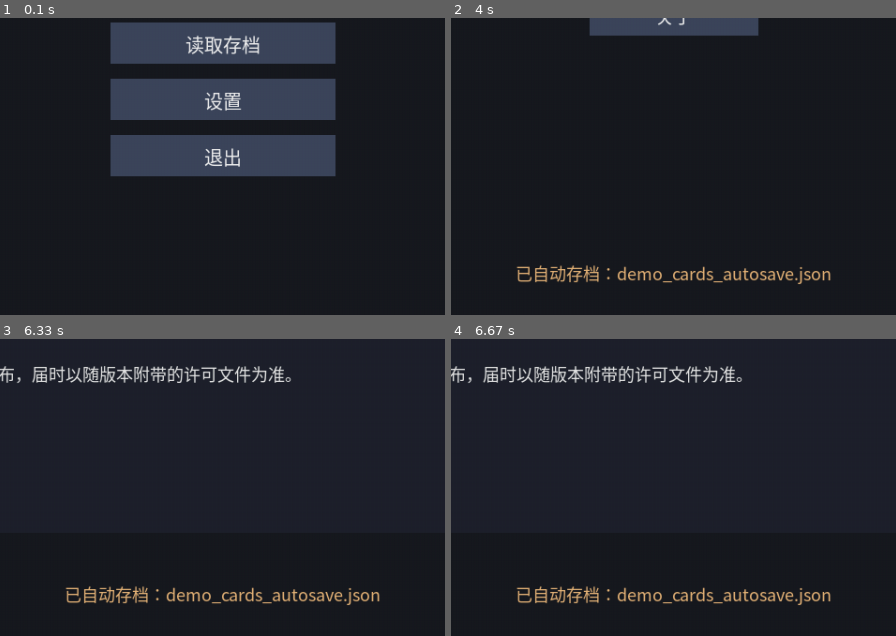
Above: before the commit, frames 1-4 (two rows, left to right).
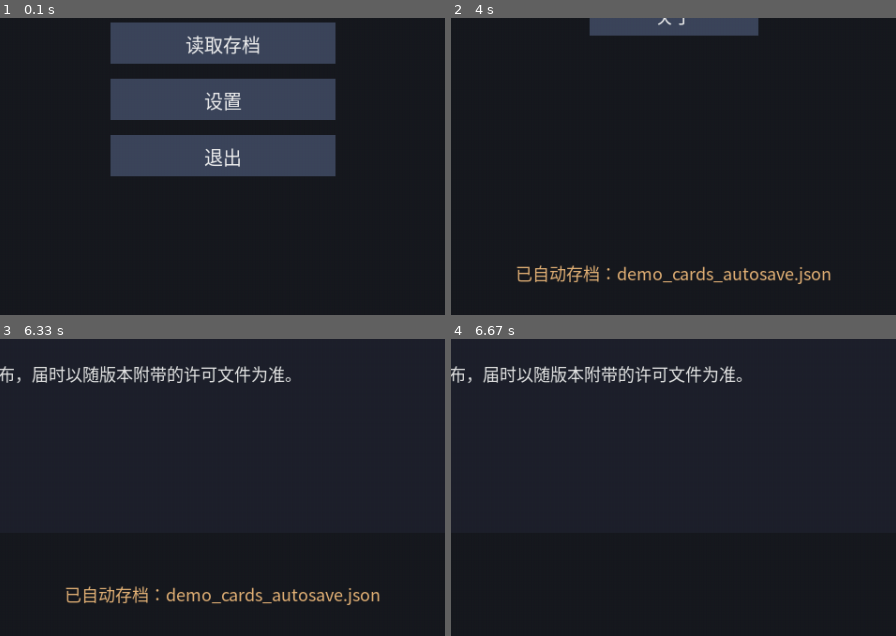
Above: after the commit, the same moments.

Repository: HiiroAme/UWE
Game: pygame game, started from main.py
The game is run twice, just before and just after one commit, with the same random seed, the same clock (stepped at 60 frames per second) and the same inputs.
Inputs (mouse positions are % of the whole screen's width and height, from its top left):
- Up to frame 1 (0.1 s): no input
- Up to frame 2 (4 s): click "开始新游戏" at 0.38 s; click (58, 23) at 0.72 s; click "打击" at 1.05 s; click (27, 81) at 1.38 s; press the mouse at (27, 81) at 1.7 s; move the mouse to (41, 63) at 1.8 s; release the mouse at (54, 45) at 1.93 s; click (25, 87) at 2.05 s; click "得分 3" at 2.38 s; click "菜单" at 3.22 s; click "战报：" at 3.55 s; click "设置" at 3.88 s
- Up to frame 3 (6.33 s): click "关于" at 4.22 s; press the mouse at (25, 87) at 6.27 s
- Up to frame 4 (6.67 s): move the mouse to (24, 51) at 6.37 s; release the mouse at (22, 15) at 6.5 s
The pictures show only the part of the screen within x 24-74%, y 50-100%; the shares and areas given below are measured in that part.

Frames 1-3 are identical in both runs. In frame 4, 1.6% of the frame differs, in the area x 14-86%, y 83-90%.

Commit message:
修：外壳状态提示 3 秒后自动消失（批次 59）

Diff:
--- a/engine/src/shell/shell_app.py
+++ b/engine/src/shell/shell_app.py
@@ -45,6 +45,10 @@
 _KEY_INDEX = "shell.index"
 _KEY_MENU_OPEN = "shell.menu_open"
 
+# 外壳状态提示的存活时间（秒）：到点自动消失；失败类提示给得长一点，免得没看清就没了。
+_MESSAGE_SECONDS = 3.0
+_MESSAGE_SECONDS_LONG = 6.0
+
 # 外壳自己的层用这个前缀，点击时不会被当成 Mod 的输入（§17.1 两个来源）。
 SHELL_PREFIX = "shell:"
 
@@ -61,6 +65,8 @@
         _session: 当前这一局（None 表示还没开始）；
         _screen_host / _game_host / _overlay_host: 画面来源与点击分发的三个宿主；
         _seed_supplier: 取新游戏种子的调用（缺省用当前时间，便于复现时可以换成固定值）；
+        _clock: 读时间的调用（缺省 time.monotonic，用于状态提示的过期）；
+        _message_until: 当前状态提示该在什么时刻消失（0 = 没有提示）；
         _title: 窗口标题。
         _mods_root / _saves_root: 目录（设置页要显示，重载时还要用）。
     """
@@ -76,6 +82,7 @@
         modules_root: str = "",
         logger: Logger | None = None,
         seed_supplier: Callable[[], int] | None = None,
+        clock: Callable[[], float] | None = None,
         title: str = ENGINE_NAME,
     ) -> None:
         """创建外壳应用。
@@ -89,6 +96,7 @@
             modules_root: 逻辑模块根目录（每个子文件夹一个模块）；空字符串表示不带模块。
             logger: 日志对象；
             seed_supplier: 取新游戏随机种子的调用；缺省用秒级时间戳；
+            clock: 读时间的调用（秒，单调递增）；缺省 time.monotonic，测试可注入假时钟；
             title: 窗口标题。
         输出：
             无（构造对象）。
@@ -117,6 +125,8 @@
         self._game_host: UiHost = UiHost(window, context=self._context, logger=logger)
         self._overlay_host: UiHost = UiHost(window, context=self._context, logger=logger)
         self._seed_supplier: Callable[[], int] = seed_supplier or (lambda: int(time.time()))
+        self._clock: Callable[[], float] = clock or time.monotonic
+        self._message_until: float = 0.0
         self._title: str = title
         # 主循环开关：退出类操作把它置 False，由 run() 统一收尾（关窗口只做一次）。
         self._running: bool = True
@@ -201,6 +211,44 @@
     def _text(self, key: str, default: str, **fields: Any) -> str:
         """取一条外壳文字：JSON 优先，缺失时用代码里的默认值。"""
         return self._texts.get(key, default, **fields)
+
+    def _put_message(self, text: str, ttl: float = _MESSAGE_SECONDS) -> None:
+        """写一行外壳状态提示，并记下它什么时候该消失。
+
+        输入：
+            text: 提示文字；空串表示"清掉提示"；
+            ttl: 存活秒数（默认 3 秒，失败类提示用 _MESSAGE_SECONDS_LONG）。
+        输出：
+            无。
+        异常：
+            无。
+        变量：
+            无。
+
+        说明：
+            提示是**外壳自己的界面状态**（§6.1，不进存档）：存档、重载、读档失败
+            这类系统事件的反馈都由外壳产生，所以生命周期也在外壳这一层管。
+        """
+        self._context.put(_KEY_MESSAGE, text)
+        self._message_until = self._clock() + ttl if text else 0.0
+
+    def _visible_message(self) -> str:
+        """当前还没过期的状态提示；到点就顺手清掉（视图每帧都会问一次）。
+
+        输入：无。
+        输出：
+            提示文字；没有提示或已经过期时是空串。
+        异常：
+            无。
+        变量：
+            无。
+        """
+        if self._clock() >= self._message_until:
+            if self._context.get(_KEY_MESSAGE, ""):
+                self._context.put(_KEY_MESSAGE, "")
+            self._message_until = 0.0
+            return ""
+        return self._context.get(_KEY_MESSAGE, "")
 
     def handle_click(self, event: WindowEvent) -> None:
         """处理一次点击：先给最上层（外壳按钮），再给 Mod 的界面。
@@ -351,13 +399,16 @@
         try:
             result = self._loader.try_scan()
         except Exception as exc:
-            self._context.put(_KEY_MESSAGE, f"扫描 Mod 失败：{exc}")
+            self._put_message(f"扫描 Mod 失败：{exc}", _MESSAGE_SECONDS_LONG)
             return ()
         if result.problems:
             details = "；".join(
                 f"{_file_name(problem.folder)}：{problem.detail}" for problem in result.problems
             )
-            self._context.put(_KEY_MESSAGE, f"有 {len(result.problems)} 个文件夹读不出来 —— {details}")
+            self._put_message(
+                f"有 {len(result.problems)} 个文件夹读不出来 —— {details}",
+                _MESSAGE_SECONDS_LONG,
+            )
         return result.mods
 
     def _list_saves(self) -> tuple[str, ...]:
@@ -391,7 +442,7 @@
                     align="left",
                     z=10,
                 ),
-                _message_layer(self._context, (0, height - 60, width, 40)),
+                _message_layer(self._visible_message(), (0, height - 60, width, 40)),
             )
         )
 
@@ -417,7 +468,7 @@
                 _button("about", self._text("settings.about", "关于"),
                         (width / 2 - 90, height / 2 - 22, 180, 44)),
                 _button("back", self._text("settings.back", "返回"), (24, 24, 120, 40)),
-                _message_layer(self._context, (0, height - 64, width, 40)),
+                _message_layer(self._visible_message(), (0, height - 64, width, 40)),
             )
         )
 
@@ -438,7 +489,7 @@
                     text_color=(230, 230, 230, 255),
                 ),
                 _button("about_back", self._text("about.back", "返回"), (24, 24, 120, 40)),
-                _message_layer(self._context, (0, height - 64, width, 40)),
+                _message_layer(self._visible_message(), (0, height - 64, width, 40)),
             )
         )
 
@@ -450,7 +501,7 @@
             _label("shell:title", self._text("mod_select.title", "选择一个 Mod"),
                    (0, 40, width, 40), 26),
             _button("back", self._text("common.back", "返回"), (24, 24, 120, 40)),
-            _message_layer(self._context, (0, height - 64, width, 40)),
+            _message_layer(self._visible_message(), (0, height - 64, width, 40)),
         ]
         if not mods:
             layers.append(_label(
@@ -486,7 +537,7 @@
         layers: list[Layer] = [
             _label("shell:title", self._text("load.title", "读取存档"), (0, 40, width, 40), 26),
             _button("back", self._text("common.back", "返回"), (24, 24, 120, 40)),
-            _message_layer(self._context, (0, height - 64, width, 40)),
+            _message_layer(self._visible_message(), (0, height - 64, width, 40)),
         ]
         if not saves:
             layers.append(_label(
@@ -539,7 +590,7 @@
         elif action == "quit":
             # 走同一个退出路径：先自动存档、再让主循环停（不在这里直接关窗口，
             # 否则这一帧接下来的 poll_events 会因为窗口已经没了而报错）。
-            self._context.put(_KEY_MESSAGE, self._text("message.bye", "再见"))
+            self._put_message(self._text("message.bye", "再见"))
             self._quit()
         elif action == "back":
             self._set_screen("menu")
@@ -593,7 +644,7 @@
                 log_level=self._logger.min_level if self._logger is not None else LogLevel.INFO,
             )
         except Exception as exc:
-            self._context.put(_KEY_MESSAGE, f"加载 Mod 失败：{exc}")
+            self._put_message(f"加载 Mod 失败：{exc}", _MESSAGE_SECONDS_LONG)
             return
         self._enter_game(session)
 
@@ -611,14 +662,14 @@
             session = GameSession(loaded, files=self._files, seed=0, save_path=path)
             session.runtime.apply_save(save)
         except Exception as exc:
-            self._context.put(_KEY_MESSAGE, f"读档失败：{exc}")
+            self._put_message(f"读档失败：{exc}", _MESSAGE_SECONDS_LONG)
             return
         self._enter_game(session)
 
     def _enter_game(self, session: GameSession) -> None:
         """进入游戏：把 Mod 的视图脚本接上，并装好外壳按钮。"""
         self._session = session
-        self._context.put(_KEY_MESSAGE, "")
+        self._put_message("")
         self._context.put(_KEY_MENU_OPEN, False)
         page_id = session.loaded.default_page
         if page_id:
@@ -712,7 +763,7 @@
             return ""
         target = f"{self._saves_root}/{self._session.mod_info.id}_autosave.json"
         self._session.save(target, meta={"kind": "autosave"})
-        self._context.put(_KEY_MESSAGE, f"已自动存档：{_file_name(target)}")
+        self._put_message(f"已自动存档：{_file_name(target)}")
         return target
 
     def _cleanup(self) -> str:
@@ -759,7 +810,7 @@
         loaded = self._loader.load(info)
         self._session.apply_reload(loaded)
         self._enter_game(self._session)  # 重新接界面（页面脚本也可能换了）
-        self._context.put(_KEY_MESSAGE, f"已重载 Mod：{info.name} v{info.version}")
+        self._put_message(f"已重载 Mod：{info.name} v{info.version}")
         return f"已重载 {info.id}"
 
     def trigger_syscall(self, syscall_id: str, *, args: dict | None = None) -> SyscallResult | None:
@@ -783,7 +834,7 @@
             return None
         result = self._syscalls.run(syscall_id, args=args)
         if not result.ok:
-            self._context.put(_KEY_MESSAGE, f"系统事件失败：{result.detail}")
+            self._put_message(f"系统事件失败：{result.detail}", _MESSAGE_SECONDS_LONG)
         return result
 
     def _save_current(self) -> None:
@@ -793,17 +844,16 @@
         try:
             save = self._session.save()
         except Exception as exc:
-            self._context.put(_KEY_MESSAGE, f"存档失败：{exc}")
-            return
-        self._context.put(
-            _KEY_MESSAGE,
-            f"已存档：{_file_name(self._session.save_path)}（命令 {len(save.commands)} 条）",
+            self._put_message(f"存档失败：{exc}", _MESSAGE_SECONDS_LONG)
+            return
+        self._put_message(
+            f"已存档：{_file_name(self._session.save_path)}（命令 {len(save.commands)} 条）"
         )
 
     def _game_overlay_view(self, host: UiHost) -> View:
         """游戏内菜单栏：左上角「菜单」；打开后是 存档 / 退出到首页 / Mod 菜单项。"""
         width, height = self._window.size()
-        message = self._context.get(_KEY_MESSAGE, "")
+        message = self._visible_message()
         layers: list[Layer] = []
         # Mod 的模态弹窗（规则 / 开局介绍）打开时：外壳菜单按钮让位，Esc 由 Mod 的
         # escape_target 接管（见 handle_key 的第一优先级）。
@@ -929,13 +979,13 @@
     )
 
 
-def _message_layer(context: Context, rect: tuple[float, float, float, float]) -> Layer:
-    """造一行提示文字（内容来自界面状态）。"""
+def _message_layer(text: str, rect: tuple[float, float, float, float]) -> Layer:
+    """造一行提示文字（文字由调用方给：外壳按存活时间过滤过）。"""
     return Layer(
         id="shell:message",
         rect=rect,
         kind="text",
-        text=context.get(_KEY_MESSAGE, ""),
+        text=text,
         font_size=18,
         color=(0, 0, 0, 0),
         text_color=(230, 180, 120, 255),
--- /dev/null
+++ b/tests/unit/shell/test_transient_message.py
@@ -0,0 +1,174 @@
+"""外壳状态提示的存活时间（默认 3 秒自动消失）的单元测试。
+
+位置：tests/unit/shell/
+运行：在仓库根执行 `python run_tests.py`。
+覆盖：
+  - 提示默认 3 秒后消失，并把界面状态里的值一并清掉；
+  - 新提示会重新计时（不会继承上一条的倒计时）；
+  - 失败类提示用更长的存活时间（6 秒）；
+  - 外壳画面（菜单页）过期后不再画这行字；
+  - 真存档一次：`已存档` 提示同样会过期（作者报的"提示一直挂着"的回归钉子）。
+
+时钟走构造参数注入（`clock=`），测试里拨表即可，不 sleep。
+"""
+
+import shutil
+import unittest
+from pathlib import Path
+
+from adapters import LocalFileSystem, PythonScriptLoader
+from core.ports import WindowEvent
+from shell import ShellApp
+from shell.shell_app import _MESSAGE_SECONDS, _MESSAGE_SECONDS_LONG
+
+REPO_ROOT = Path(__file__).resolve().parents[3]
+MODS_ROOT = REPO_ROOT / "mods"
+MODULES_ROOT = REPO_ROOT / "modules"
+SCRATCH_ROOT = Path(__file__).resolve().parents[2] / "_scratch"
+SIZE = (960, 640)
+
+
+class FakeWindow:
+    """假窗口：满足 Window + Renderer 两个端口，只记下被画了什么。"""
+
+    def __init__(self) -> None:
+        """创建假窗口。"""
+        self.drawn: list[tuple] = []
+        self.closed = False
+
+    def size(self) -> tuple[int, int]:
+        """返回窗口尺寸。"""
+        return SIZE
+
+    def poll_events(self) -> tuple[WindowEvent, ...]:
+        """没有事件。"""
+        return ()
+
+    def close(self) -> None:
+        """记下关闭。"""
+        self.closed = True
+
+    def begin_frame(self, background) -> None:
+        """记账：开始一帧。"""
+        self.drawn.append(("begin", background))
+
+    def draw_rect(self, rect, color) -> None:
+        """记账：矩形。"""
+        self.drawn.append(("rect", rect))
+
+    def draw_polygon(self, points, color, *, outline_color=None, outline_width=0.0) -> None:
+        """记账：多边形。"""
+        self.drawn.append(("polygon", points))
+
+    def draw_text(self, text, rect, *, size, color, align="center") -> None:
+        """记账：文字。"""
+        self.drawn.append(("text", text, rect))
+
+    def draw_image(self, path, rect) -> None:
+        """记账：图片。"""
+        self.drawn.append(("image", path, rect))
+
+    def end_frame(self) -> None:
+        """记账：结束一帧。"""
+        self.drawn.append(("end",))
+
+
+class TestTransientMessage(unittest.TestCase):
+    """状态提示的过期行为。"""
+
+    def setUp(self) -> None:
+        """准备临时存档目录与一个假时钟。"""
+        self._folder = SCRATCH_ROOT / f"case_{self._testMethodName}"
+        shutil.rmtree(self._folder, ignore_errors=True)
+        self._folder.mkdir(parents=True, exist_ok=True)
+        self.now = 1000.0
+        self.window = FakeWindow()
+        self.app = ShellApp(
+            window=self.window,
+            files=LocalFileSystem(),
+            scripts=PythonScriptLoader(),
+            mods_root=str(MODS_ROOT),
+            saves_root=str(self._folder),
+            modules_root=str(MODULES_ROOT),
+            seed_supplier=lambda: 2026,
+            clock=lambda: self.now,
+        )
+
+    def tearDown(self) -> None:
+        """清掉临时目录。"""
+        shutil.rmtree(self._folder, ignore_errors=True)
+        try:
+            SCRATCH_ROOT.rmdir()
+        except OSError:
+            pass
+
+    def _advance(self, seconds: float) -> None:
+        """把假时钟往前拨。"""
+        self.now += seconds
+
+    def _message_text(self) -> str:
+        """取当前画面上那行状态提示（外壳页与游戏内左下角都算）。"""
+        for layer in self.app.build_view().layers:
+            if layer.id in ("shell:message", "shell:game:message"):
+                return layer.text
+        return ""
+
+    def test_message_expires_after_default_ttl(self) -> None:
+        """默认 3 秒：2.9 秒还在，3.1 秒没了，而且界面状态被清掉。"""
+        self.app._put_message("已存档：demo.json")
+        self.assertEqual(self.app._visible_message(), "已存档：demo.json")
+
+        self._advance(_MESSAGE_SECONDS - 0.1)
+        self.assertEqual(self.app._visible_message(), "已存档：demo.json")
+
+        self._advance(0.2)
+        self.assertEqual(self.app._visible_message(), "")
+        self.assertEqual(self.app.context.get("shell.message", ""), "")
+
+    def test_new_message_restarts_the_clock(self) -> None:
+        """第二条提示重新计时：不会继承第一条剩下的时间。"""
+        self.app._put_message("第一条")
+        self._advance(_MESSAGE_SECONDS - 0.5)
+        self.app._put_message("第二条")
+
+        self._advance(1.0)          # 距第一条 3.5 秒，距第二条才 1 秒
+        self.assertEqual(self.app._visible_message(), "第二条")
+
+        self._advance(_MESSAGE_SECONDS)   # 距第二条 4 秒
+        self.assertEqual(self.app._visible_message(), "")
+
+    def test_failure_message_uses_long_ttl(self) -> None:
+        """失败类提示活得久一点：3.5 秒还在，6.1 秒没了。"""
+        self.app._put_message("读档失败：坏了", _MESSAGE_SECONDS_LONG)
+
+        self._advance(3.5)
+        self.assertEqual(self.app._visible_message(), "读档失败：坏了")
+
+        self._advance(2.6)
+        self.assertEqual(self.app._visible_message(), "")
+
+    def test_view_stops_drawing_expired_message(self) -> None:
+        """画面上也不该再画：菜单页的 `shell:message` 层过期后是空文字。"""
+        self.app._put_message("已自动存档：x.json")
+        self.assertIn("已自动存档", self._message_text())
+
+        self._advance(_MESSAGE_SECONDS + 0.1)
+        self.assertEqual(self._message_text(), "")
+
+    def test_saved_message_expires_end_to_end(self) -> None:
+        """真存一次档：`已存档` 提示先出现，3 秒后自动消失（回归钉子）。"""
+        self.app._set_screen("mod_select")      # 和界面一样：先扫描 Mod 列表
+        self.app.start_new_game("demo_hex")
+        self.assertIsNotNone(self.app.session)
+
+        self.app.trigger_syscall("engine:syscall:save")
+        self.assertIn("已存档", self._message_text())
+        self.assertEqual(self.app._visible_message() != "", True)
+
+        self._advance(_MESSAGE_SECONDS + 0.1)
+        self.assertEqual(self._message_text(), "")
+        self.assertEqual(self.app._visible_message(), "")
+
+
+if __name__ == "__main__":
+    unittest.main()
